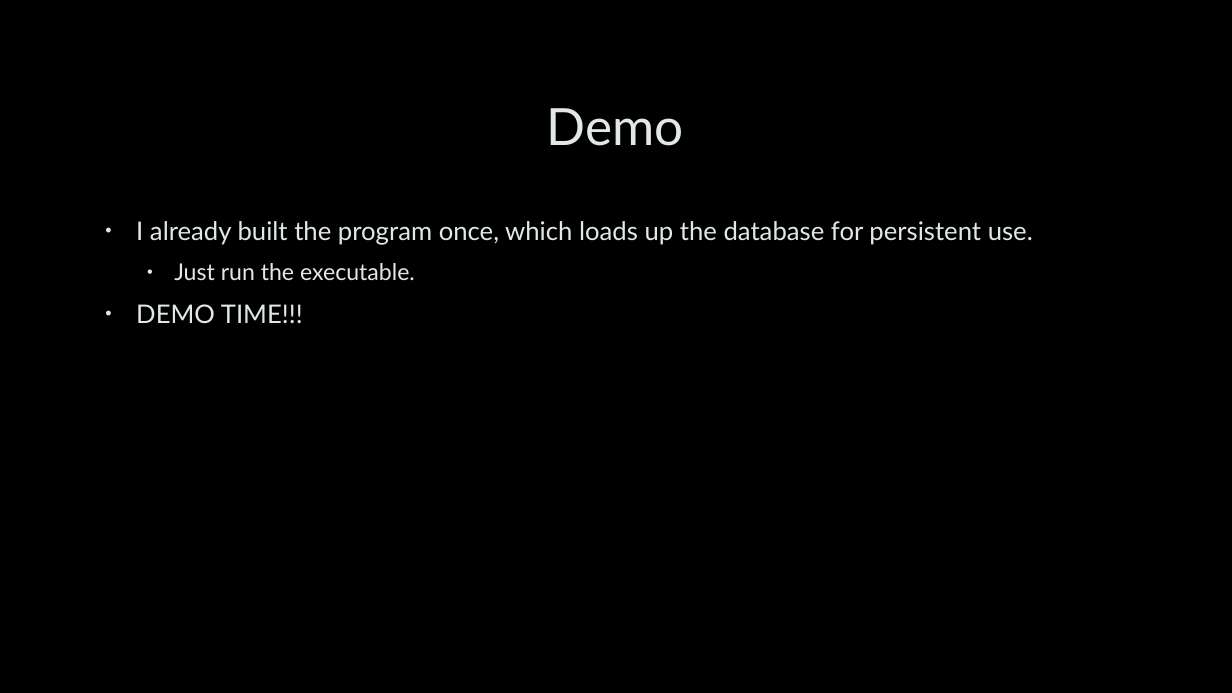
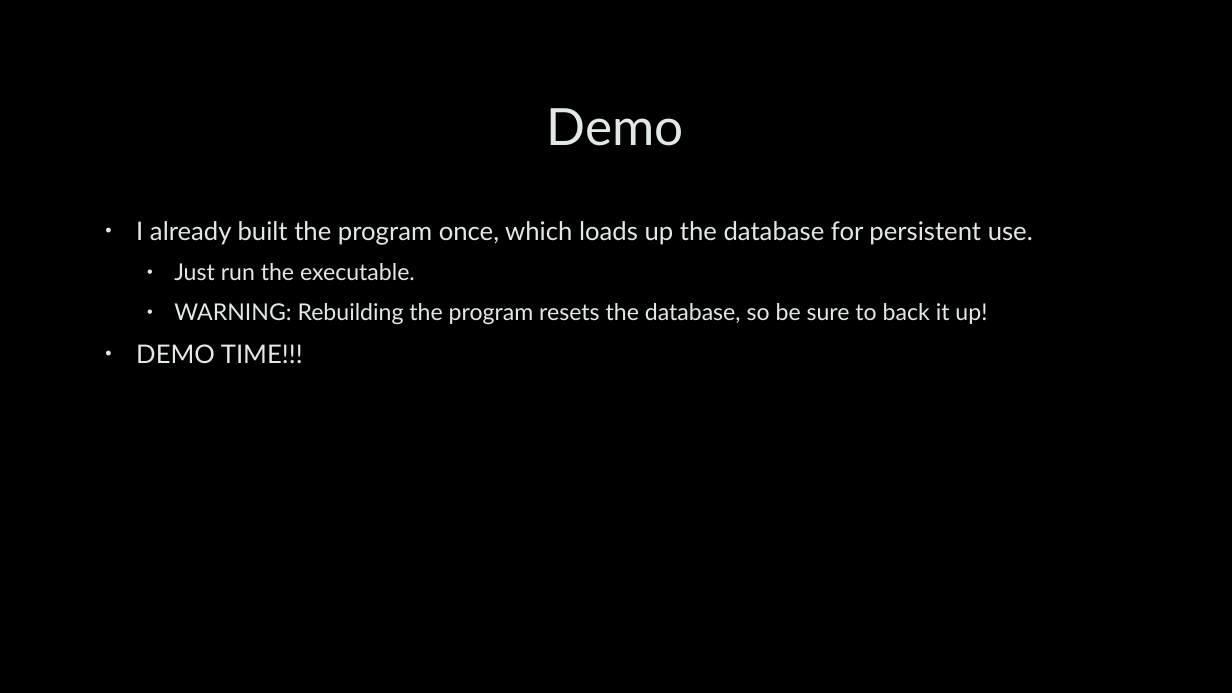
Before and after one commit to jondgons/Financial-Database-Manager, a slide deck: slide 5 of Documentation/Financial Database Manager.pptx. Drawn at 1232x693 pixels with LibreOffice and Linux fonts; fonts in the diff are those of the drawing; background and template pictures are left out. Boxes give left, top, right and bottom in pixels: in the first picture for what was removed or moved away, otherwise in the second. Text is boxed around its words. In the diff, an @@ line names an element or a change of style, - is before the commit and + after.

Commit message:
UML updated where relevant database entries expanded for demo purposes

```diff
--- a/Documentation/Financial Database Manager.pptx
+++ b/Documentation/Financial Database Manager.pptx
@@ text at (174,303,987,325): paragraph added @@
+  • WARNING: Rebuilding the program resets the database, so be sure to back it up!
```
Also in this commit, not shown: 1 other slide changed, 7 other files.
